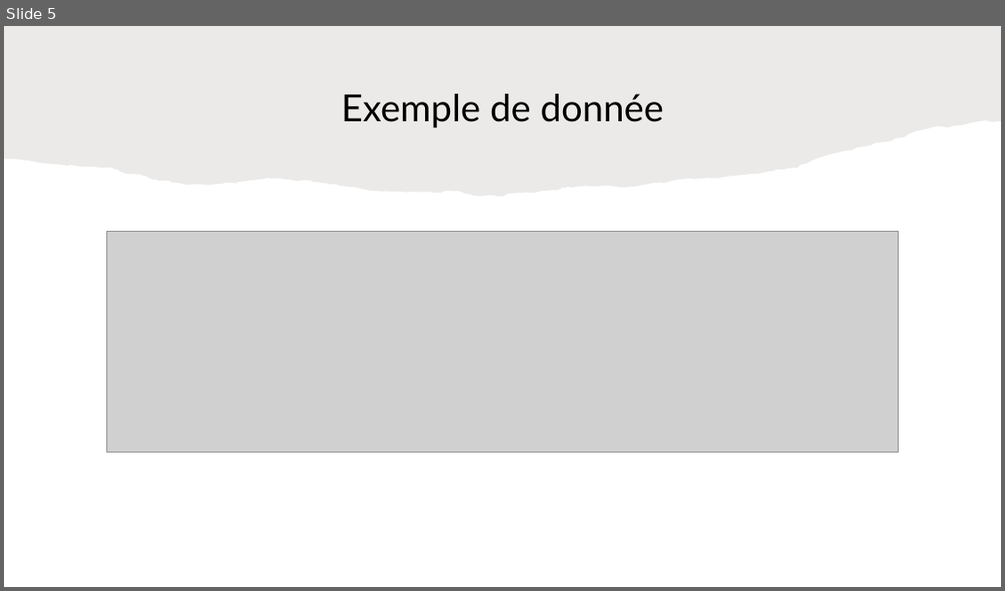
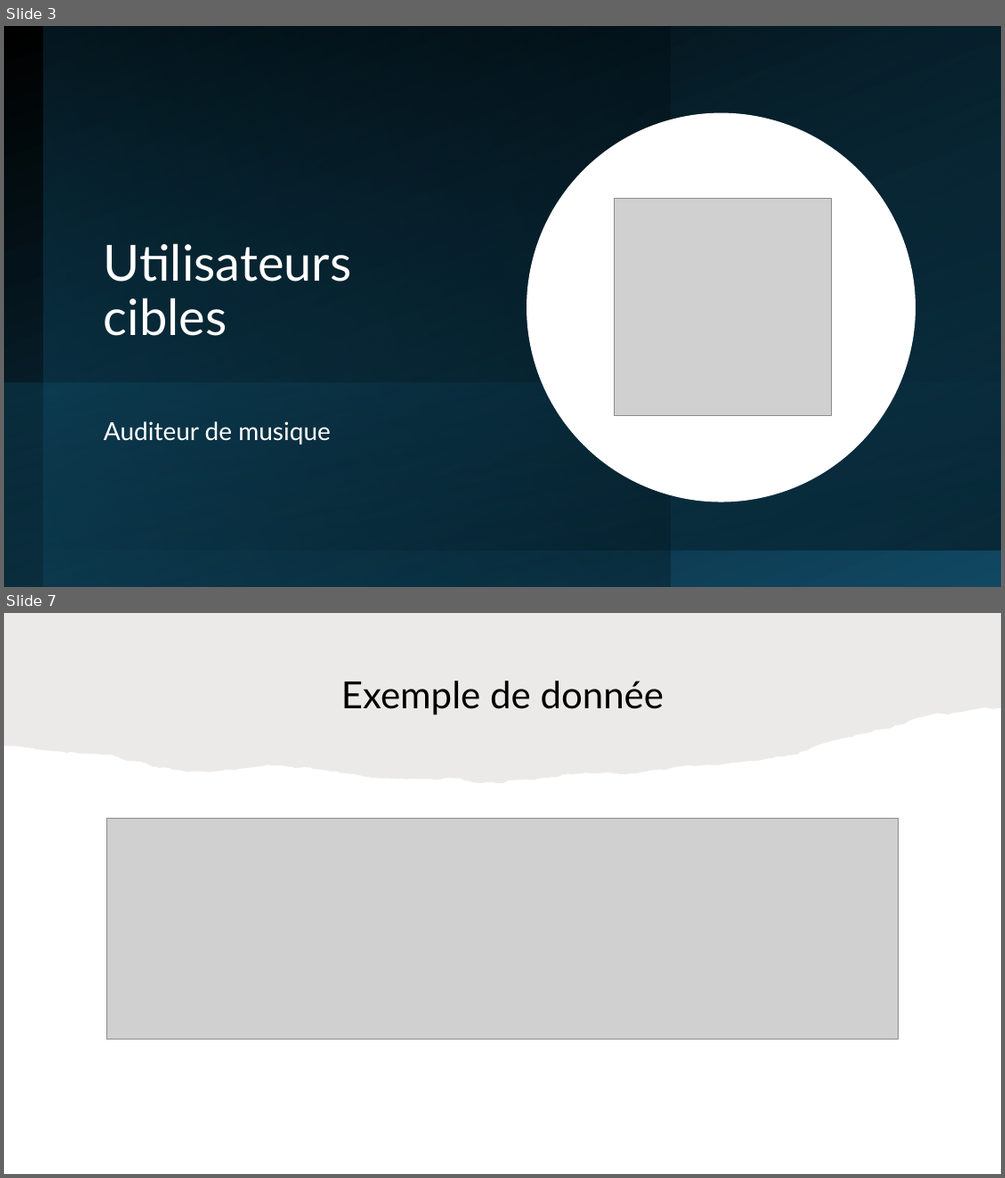
Before and after one commit to yanis26x/frontend-Sp0ti5, a slide deck: src/assets/PrésentationCollecte.pptx. Shown one above the other, each under a label of ours: slide 5 before the commit, slides 3 and 7 after it; the slides between them are not shown. The pictures are 1005x591 and 1005x1178 pixels, drawn with LibreOffice and Linux fonts; fonts in the diff are those of the drawing; grey boxes stand for pictures. Boxes give left, top, right and bottom in pixels: in the first picture for what was removed or moved away, otherwise in the second. Text is boxed around its words. In the diff, an @@ line names an element or a change of style, - is before the commit and + after.

```diff
--- a/src/assets/PrésentationCollecte.pptx
+++ b/src/assets/PrésentationCollecte.pptx
@@ slide 3 added at (4,26,1001,587), background #FFFFFF @@
@@ rectangle added at (4,26,1001,587), fill gradient #000000 to #104862 @@
@@ rectangle added at (44,26,671,587), fill gradient #104862 to #000000 @@
@@ rectangle added at (44,26,1001,550), fill gradient #156082 to #000000 @@
@@ ellipse added at (526,112,915,501), fill #FFFFFF @@
@@ picture added at (615,199,831,416) @@
@@ title added at (104,243,351,336), 48 pt, text #FFFFFF @@
+Utilisateurs cibles
@@ rectangle added at (4,382,1001,587), fill gradient #156082 to #0B3041 @@
@@ text added at (104,421,331,444), 24 pt, text #FFFFFF @@
+Auditeur de musique
@@ what was slide 5 is now slide 7 @@
```
Also in this commit, not shown: 1 slide changed, 2 other slides added, 1 slide removed, 3 other files.
